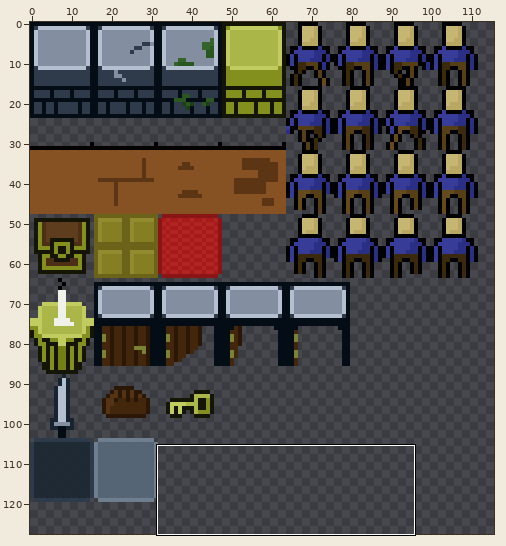
File history of a sprite sheet, _games/ancient-maze/TileSetForMaze.png. The picture above shows the old version from afar; the outline marks the close-up.
Close-up. Old version:
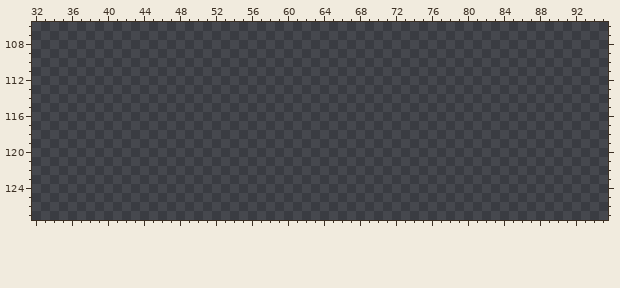
The file is 640x640 pixels, drawn in blocks of 5x5; one block is one cell here. Colours within 5 levels of each other are drawn and written as one. Shown: x 32..95, y 106..127. The wide view leaves out empty margins.
And afterwards:
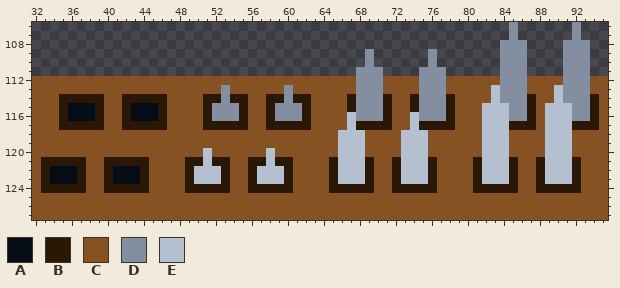
Palette (. is transparent): A #040c15  B #2b1705  C #865223  D #838fa1  E #b4c0d0
The exact change:
y 106..107: x 85 . -> D; x 92 . -> D
y 108: x 84..86 ... -> DDD; x 91..93 ... -> DDD
y 109..110: x 69 . -> D; x 76 . -> D; x 84..86 ... -> DDD; x 91..93 ... -> DDD
y 111: x 68..70 ... -> DDD; x 75..77 ... -> DDD; x 84..86 ... -> DDD; x 91..93 ... -> DDD
y 112: x 32..95 ................................................................ -> CCCCCCCCCCCCCCCCCCCCCCCCCCCCCCCCCCCCDDDCCCCDDDCCCCCCDDDCCCCDDDCC
y 113: x 32..95 ................................................................ -> CCCCCCCCCCCCCCCCCCCCCDCCCCCCDCCCCCCCDDDCCCCDDDCCCCCEDDDCCCEDDDCC
y 114: x 32..95 ................................................................ -> CCCBBBBBCCBBBBBCCCCBBDBBCCBBDBBCCCCBDDDBCCBDDDBCCCCEDDDBCCEDDDBC
y 115: x 32..95 ................................................................ -> CCCBAAABCCBAAABCCCCBDDDBCCBDDDBCCCCBDDDBCCBDDDBCCCEEEDDBCEEEDDBC
y 116: x 32..95 ................................................................ -> CCCBAAABCCBAAABCCCCBDDDBCCBDDDBCCCCEDDDBCCEDDDBCCCEEEDDBCEEEDDBC
y 117: x 32..95 ................................................................ -> CCCBBBBBCCBBBBBCCCCBBBBBCCBBBBBCCCCEBBBBCCEBBBBCCCEEEBBBCEEEBBBC
y 118..119: x 32..95 ................................................................ -> CCCCCCCCCCCCCCCCCCCCCCCCCCCCCCCCCCEEECCCCEEECCCCCCEEECCCCEEECCCC
y 120: x 32..95 ................................................................ -> CCCCCCCCCCCCCCCCCCCECCCCCCECCCCCCCEEECCCCEEECCCCCCEEECCCCEEECCCC
y 121: x 32..95 ................................................................ -> CBBBBBCCBBBBBCCCCBBEBBCCBBEBBCCCCBEEEBCCBEEEBCCCCBEEEBCCBEEEBCCC
y 122..123: x 32..95 ................................................................ -> CBAAABCCBAAABCCCCBEEEBCCBEEEBCCCCBEEEBCCBEEEBCCCCBEEEBCCBEEEBCCC
y 124: x 32..95 ................................................................ -> CBBBBBCCBBBBBCCCCBBBBBCCBBBBBCCCCBBBBBCCBBBBBCCCCBBBBBCCBBBBBCCC
y 125..127: x 32..95 ................................................................ -> CCCCCCCCCCCCCCCCCCCCCCCCCCCCCCCCCCCCCCCCCCCCCCCCCCCCCCCCCCCCCCCC
Pixel boxes of the changes (left, top, right, bottom) in both close-ups:
added: (32, 22, 608, 220)
